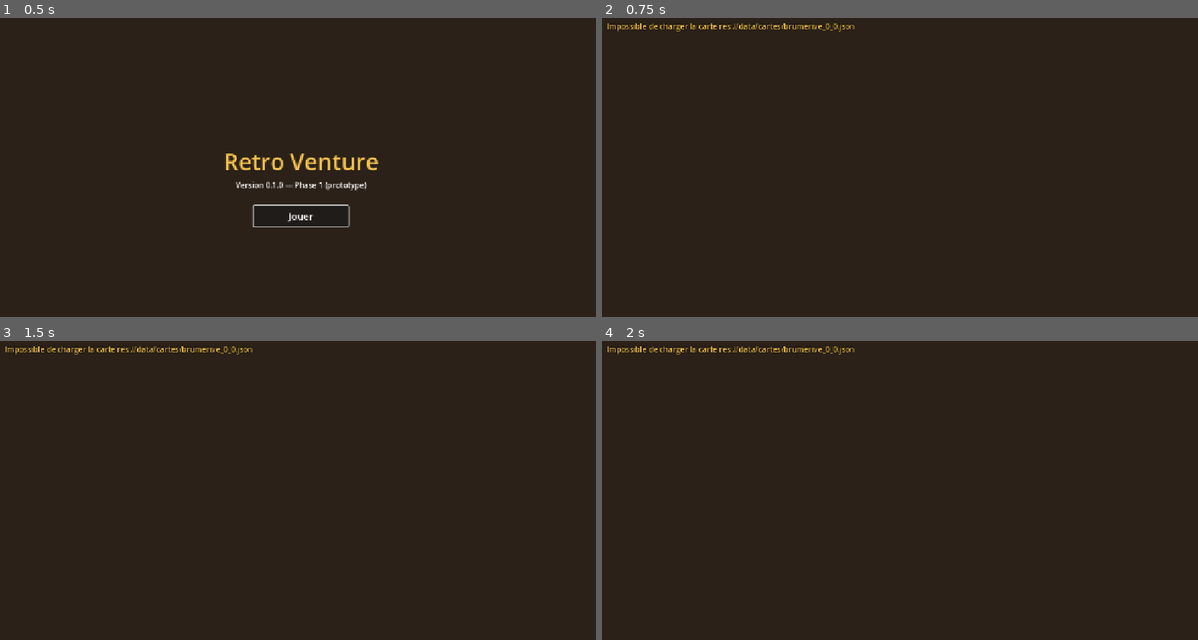
Above: before the commit, frames 1-4 (two rows, left to right).
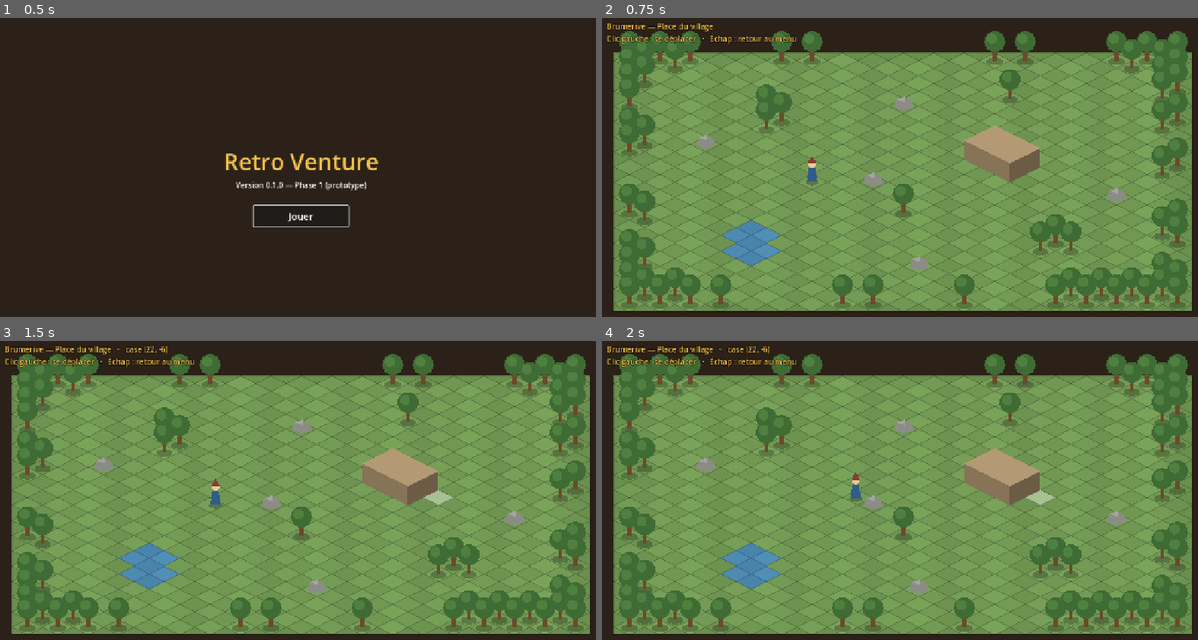
Above: after the commit, the same moments.

Repository: Ottoreg/Retro_Venture
Game: Godot game, scene res://client/main/main.tscn
Two runs of this game, one before a commit and one after it. Both use one fixed random seed, a clock stepped at 60 frames per second and the inputs below.
Inputs (mouse positions are in pixels of both pictures, inside the frame that each line leads up to):
- Up to frame 1 (0.5 s): no input
- Up to frame 2 (0.75 s): click "Jouer" at 0.5 s
- Up to frame 3 (1.5 s): tap Enter at 1.25 s; move the mouse to (435, 493) at 1.27 s; click (435, 493) at 1.42 s
- Up to frame 4 (2 s): no input

Frame 1 is identical in both runs. In frame 2, 87% of the frame differs, in the area x 0-99%, y 1-98%; in frame 3, 87%; in frame 4, 87%.
Error before the commit: Parse Error: Cannot infer the type of "shifted" variable because the value doesn't have a set type. (res://core/map/game_map.gd:71)

Commit message:
Corrige une inférence de type dans GameMap.validate
Co-Authored-By: Claude Opus 5.5 <noreply@anthropic.com>
Claude-Session: https://claude.ai/code/session_0114PiVWNQXwr2mf8nPZAMFH

Diff:
--- a/game/core/map/game_map.gd
+++ b/game/core/map/game_map.gd
@@ -68,7 +68,7 @@
 		if line.length() != width:
 			errors.append("ligne %d : %d caractères au lieu de %d" % [i + 1, line.length(), width])
 			continue
-		var shifted := i % 2 == 1
+		var shifted: bool = i % 2 == 1
 		for j in line.length():
 			var character := line[j]
 			if shifted and j == 0:
